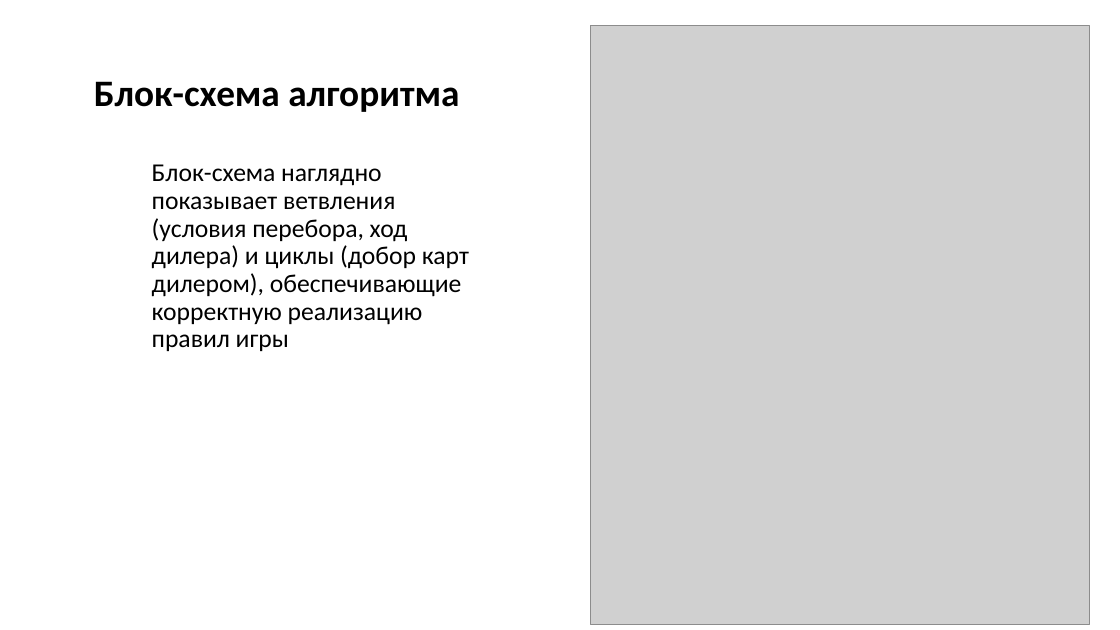
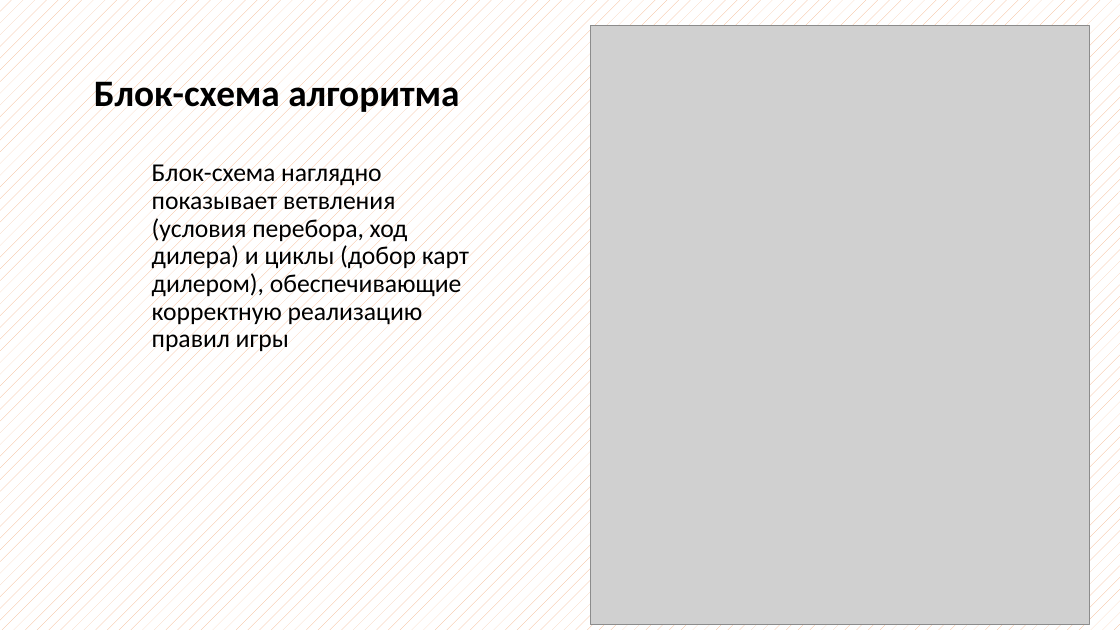
Before and after one commit to mavolomos/21-point, a slide deck: slide 4 of Проект_ОП03_Козьменко_презентация.pptx. Drawn at 1120x630 pixels with LibreOffice and Linux fonts; fonts in the diff are those of the drawing; grey boxes stand for pictures. Boxes give left, top, right and bottom in pixels: in the first picture for what was removed or moved away, otherwise in the second. Text is boxed around its words. In the diff, an @@ line names an element or a change of style, - is before the commit and + after.

```diff
--- a/Проект_ОП03_Козьменко_презентация.pptx
+++ b/Проект_ОП03_Козьменко_презентация.pptx
@@ background #FFFFFF to pattern #F4B183 on #FFFFFF @@
```
Also in this commit, not shown: 7 other slides changed.
